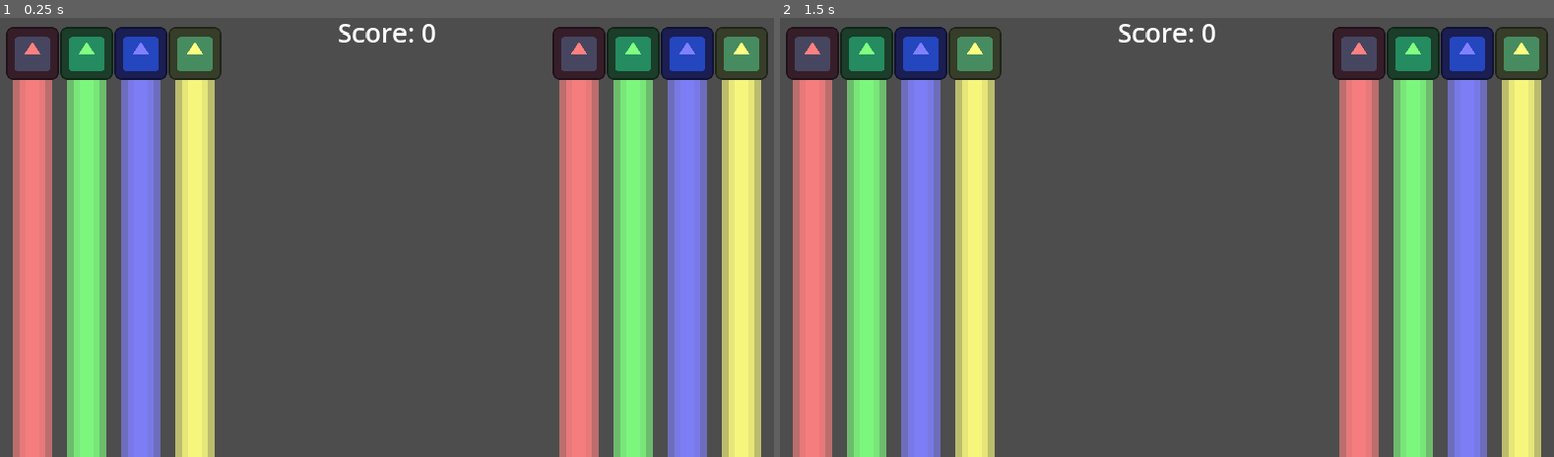
Above: before the commit, frames 1-2 (left to right).
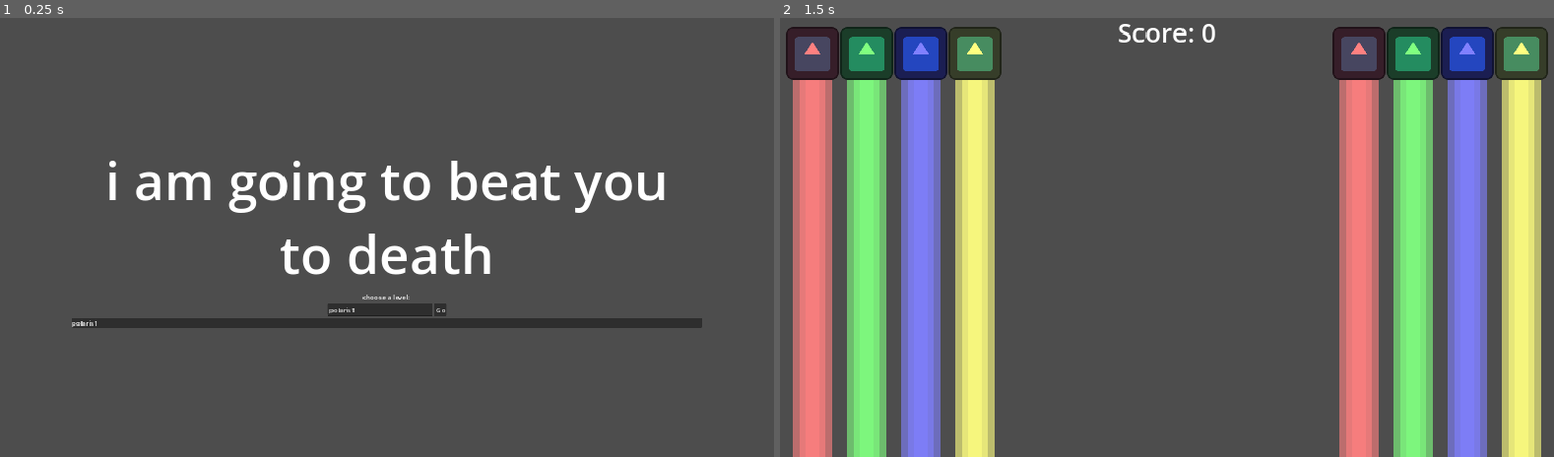
Above: after the commit, the same moments.

Repository: hwcgames/hwcbeat
Game: Godot game, scene res://Scene/title.tscn
Two runs of this game, one before a commit and one after it. Both use one fixed random seed, a clock stepped at 60 frames per second and the inputs below. Before the commit the project starts from res://Scene/Test/nb/rhythm_test_nb.tscn. The engine's default icon, where the game draws it, is replaced by a stand-in: a white triangle on a blue panel in a dark square.
Inputs (mouse positions are in pixels of both pictures, inside the frame that each line leads up to):
- Up to frame 1 (0.25 s): no input
- Up to frame 2 (1.5 s): click (1221, 307) at 0.5 s, where only the run after the commit has a clickable "Go"; tap Enter (ui_accept) at 1.25 s

The runs differ from the first frame. In frame 1, 45% of the frame differs, in the area x 0-100%, y 1-100%; in frame 2, nothing differs.
Error in both runs: Unable to iterate on object of type 'Nil'. (res://Singleton/Music.gd:59)

Commit message:
add a title screen

Diff:
--- /dev/null
+++ b/Scene/MenuLevelSearch.gd
@@ -0,0 +1,32 @@
+extends LineEdit
+
+func _ready():
+	update(text)
+	text_changed.connect(update)
+	%GoButton.pressed.connect(go)
+
+func update(text: String):
+	var results = %MatchingLevels
+	for child in results.get_children():
+		child.queue_free()
+	var dir = DirAccess.open("res://Song")
+	if dir:
+		dir.list_dir_begin()
+		var file_name = dir.get_next()
+		while file_name != "":
+			if file_name.contains(text) or text == "":
+				var label = Label.new()
+				label.text = file_name
+				results.add_child(label)
+			file_name = dir.get_next()
+	if results.get_child_count() == 0:
+		var label = Label.new()
+		label.modulate = Color.RED
+		label.text = "thats not a level nerd"
+		%GoButton.disabled = true
+	else:
+		%GoButton.disabled = false
+
+func go():
+	get_tree().change_scene_to_file("res://Scene/Test/nb/rhythm_test_nb.tscn")
+	Music.call_deferred("play", text)
--- a/Scene/Test/nb/rhythm_test_nb.gd
+++ b/Scene/Test/nb/rhythm_test_nb.gd
@@ -3,5 +3,3 @@
 func _ready():
 	$n_button_rhythm_element.button_amt = 4
 	$n_button_rhythm_element2.button_amt = 4
-	await get_tree().physics_frame
-	Music.play("polaris1")
--- /dev/null
+++ b/Scene/title.tscn
@@ -0,0 +1,58 @@
+[gd_scene load_steps=2 format=3 uid="uid://denogwj71eqjc"]
+
+[ext_resource type="Script" path="res://Scene/MenuLevelSearch.gd" id="1_bvmki"]
+
+[node name="title" type="Control"]
+layout_mode = 3
+anchors_preset = 15
+anchor_right = 1.0
+anchor_bottom = 1.0
+grow_horizontal = 2
+grow_vertical = 2
+
+[node name="VBoxContainer" type="VBoxContainer" parent="."]
+layout_mode = 1
+anchors_preset = -1
+anchor_left = 0.1
+anchor_top = 0.5
+anchor_right = 0.9
+anchor_bottom = 0.5
+grow_horizontal = 2
+grow_vertical = 2
+alignment = 1
+
+[node name="Label" type="Label" parent="VBoxContainer"]
+layout_mode = 2
+theme_override_font_sizes/font_size = 128
+text = "i am going to beat you to death"
+horizontal_alignment = 1
+autowrap_mode = 2
+
+[node name="Label2" type="Label" parent="VBoxContainer"]
+layout_mode = 2
+text = "choose a level: "
+horizontal_alignment = 1
+
+[node name="HBoxContainer" type="HBoxContainer" parent="VBoxContainer"]
+layout_mode = 2
+alignment = 1
+
+[node name="SearchBox" type="LineEdit" parent="VBoxContainer/HBoxContainer"]
+custom_minimum_size = Vector2(256, 0)
+layout_mode = 2
+size_flags_horizontal = 4
+text = "polaris1"
+placeholder_text = "Level ID"
+script = ExtResource("1_bvmki")
+
+[node name="GoButton" type="Button" parent="VBoxContainer/HBoxContainer"]
+unique_name_in_owner = true
+layout_mode = 2
+text = "Go"
+
+[node name="PanelContainer" type="PanelContainer" parent="VBoxContainer"]
+layout_mode = 2
+
+[node name="MatchingLevels" type="VBoxContainer" parent="VBoxContainer/PanelContainer"]
+unique_name_in_owner = true
+layout_mode = 2
--- a/project.godot
+++ b/project.godot
@@ -12,7 +12,7 @@
 
 config/name="HWCBeat"
 config/description="Handle with Care Project 1, Beat"
-run/main_scene="res://Scene/Test/nb/rhythm_test_nb.tscn"
+run/main_scene="res://Scene/title.tscn"
 config/features=PackedStringArray("4.0", "Forward Plus")
 boot_splash/show_image=false
 config/icon="res://icon.svg"
